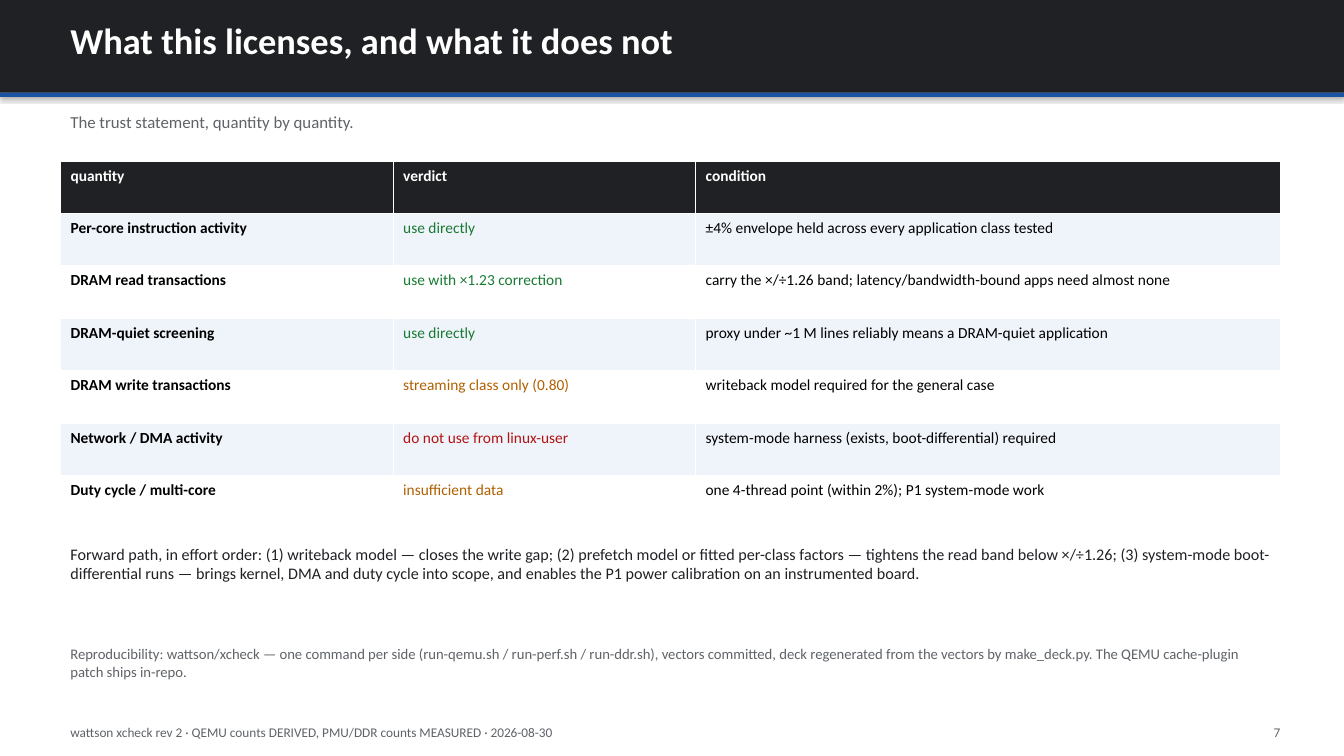
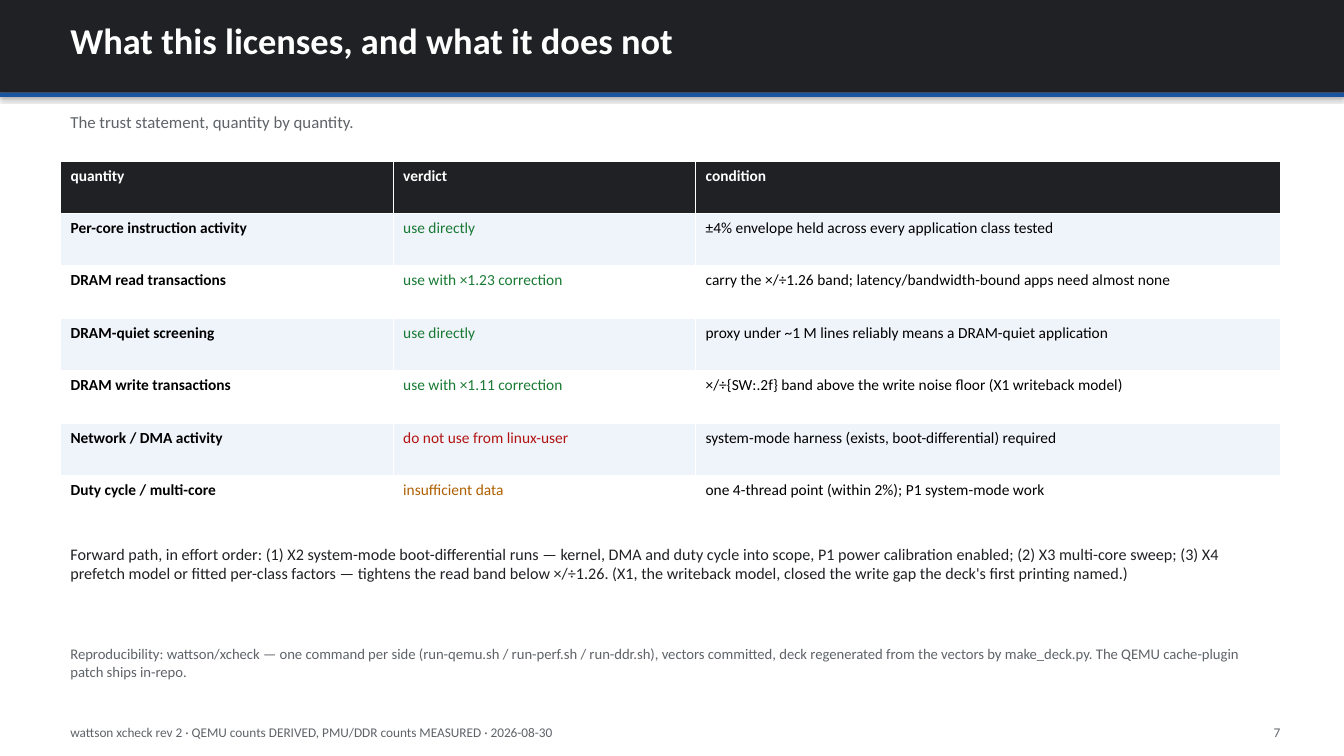
Before and after one commit to kylefoxaustin/wattson, a slide deck: slide 7 of xcheck/xcheck-correlation.pptx. Drawn at 1344x756 pixels with LibreOffice and Linux fonts; fonts in the diff are those of the drawing. Boxes give left, top, right and bottom in pixels: in the first picture for what was removed or moved away, otherwise in the second. Text is boxed around its words. In the diff, an @@ line names an element or a change of style, - is before the commit and + after.

Commit message:
X1: the writeback model closes the DRAM-write gap -- 0.90 x/1.09
Dirty-line set + last-level eviction counting in the cache plugin (patch
refreshed in-repo). Write proxy = streaming bursts + dirty writebacks +
resident dirty lines. Six scattered-write apps moved from 0.02-0.09 to
0.73-1.03 against the DDR controller's write beats, reads untouched: write
fit 0.90 x/÷1.09, tighter than the read side. Deck rev 2 updated: DRAM
writes VALIDATED->USABLE (x1.11), mechanism table gains the X1 row, forward
path renumbered. RESULTS.md records the closure.

```diff
--- a/xcheck/xcheck-correlation.pptx
+++ b/xcheck/xcheck-correlation.pptx
@@ table at (x1=60, y1=161, x2=1280, y2=528) @@
-row 5, column 2: streaming class only (0.80)
+row 5, column 2: use with ×1.11 correction
-row 5, column 3: writeback model required for the general case
+row 5, column 3: ×/÷{SW:.2f} band above the write noise floor (X1 writeback model)
@@ text at (x1=70, y1=548, x2=1219, y2=582): text changed @@
-Forward path, in effort order: (1) writeback model — closes the write gap; (2) prefetch model or fitted per-class factors — tightens the read band below ×/÷1.26; (3) system-mode boot-differential runs — brings kernel, DMA and duty cycle into scope, and enables the P1 power calibration on an instrumented board.
+Forward path, in effort order: (1) X2 system-mode boot-differential runs — kernel, DMA and duty cycle into scope, P1 power calibration enabled; (2) X3 multi-core sweep; (3) X4 prefetch model or fitted per-class factors — tightens the read band below ×/÷1.26. (X1, the writeback model, closed the write gap the deck's first printing named.)
```
Also in this commit, not shown: 2 other slides changed, 28 other files.
